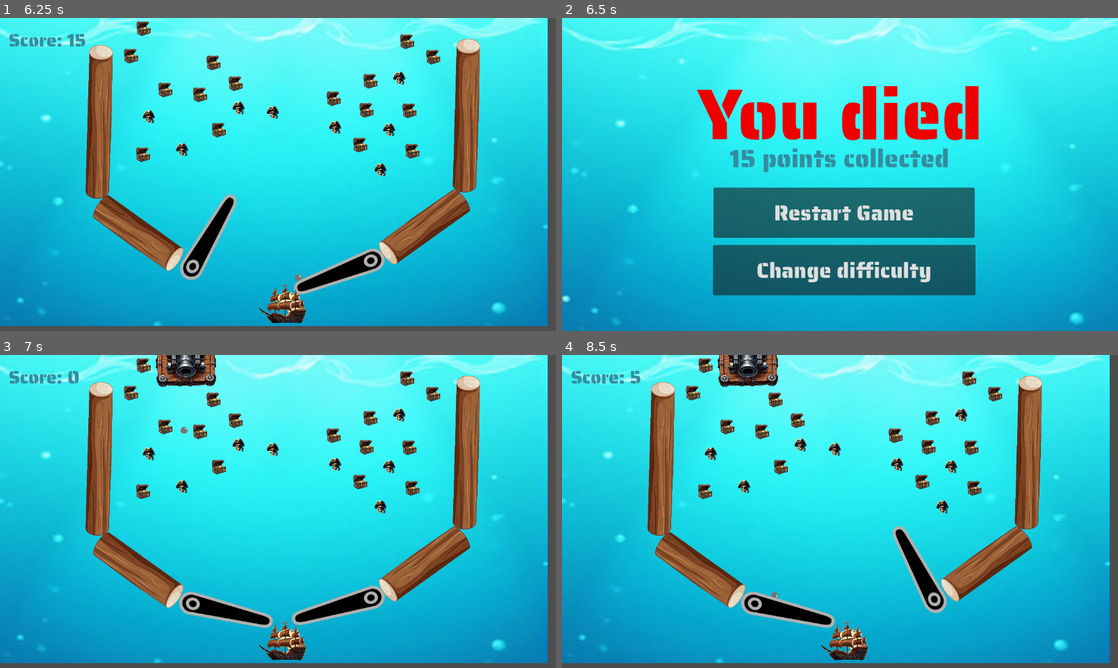
Above: before the commit, frames 1-4 (two rows, left to right).
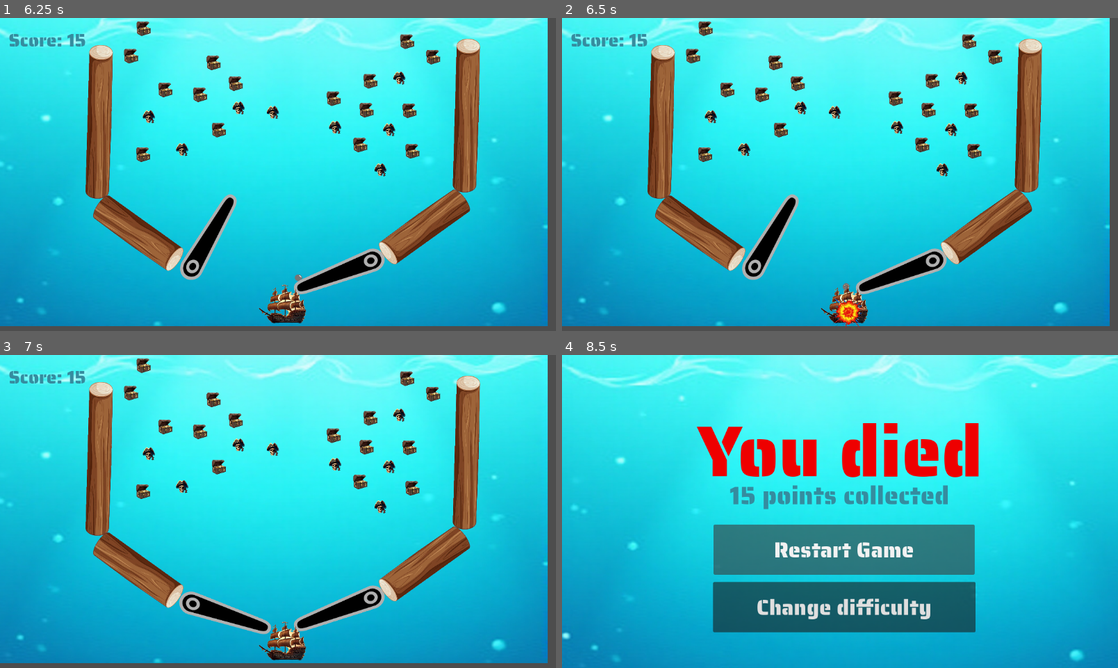
Above: after the commit, the same moments.

Repository: amodhakal/pinball-plunder
Game: Godot game, scene res://scenes/Title.tscn
The game is run twice, just before and just after one commit, with the same random seed, the same clock (stepped at 60 frames per second) and the same inputs. Sound files missing from this copy of the repository are replaced by a short silence.
Inputs (mouse positions are in pixels of both pictures, inside the frame that each line leads up to):
- Up to frame 1 (6.25 s): click "PROTECT ME BOOTY! (NORMAL)" at 0.5 s; tap Enter at 1.25 s; hold D (flip_right) 1.28-2.03 s; tap Space at 2 s; hold A (flip_left) 2.03-2.78 s; hold D (flip_right) 2.78-4.28 s; hold A (flip_left) from 4.28 s (still down)
- Up to frame 2 (6.5 s): keep holding A (flip_left)
- Up to frame 3 (7 s): release A (flip_left) at 6.5 s; click (283, 549) at 6.5 s, where only the run before the commit has a clickable "Restart Game"
- Up to frame 4 (8.5 s): tap Enter at 7.25 s; hold D (flip_right) from 7.28 s (still down); tap Space at 8 s

Frame 1 is identical in both runs. In frame 2, 36% of the frame differs, in the area x 0-100%, y 0-100%; in frame 3, 2.4%; in frame 4, 37%.

Commit message:
added explosion effect

Diff:
--- a/scenes/Game.tscn
+++ b/scenes/Game.tscn
@@ -9,9 +9,10 @@
 [ext_resource type="Script" path="res://scripts/left_flipper.gd" id="8_ifxht"]
 [ext_resource type="Texture2D" uid="uid://dou8vkm6u1mno" path="res://assets/log.png" id="9_5ktfj"]
 [ext_resource type="Texture2D" uid="uid://dxqxgxemh0xqh" path="res://assets/truecannon.png" id="9_y32yo"]
-[ext_resource type="PackedScene" uid="uid://v4rfn8tctwr6" path="res://components/treasure.tscn" id="10_b7dcs"]
-[ext_resource type="PackedScene" uid="uid://s405trtatv01" path="res://components/pirate.tscn" id="11_rfaa5"]
+[ext_resource type="PackedScene" path="res://components/treasure.tscn" id="10_b7dcs"]
+[ext_resource type="PackedScene" path="res://components/pirate.tscn" id="11_rfaa5"]
 [ext_resource type="FontFile" uid="uid://ccxcgubjyyj7l" path="res://fonts/SairaStencilOne-Regular.ttf" id="12_b8suw"]
+[ext_resource type="Texture2D" uid="uid://c5fodbuers1ng" path="res://assets/explosion.png" id="13_2nya2"]
 
 [sub_resource type="GDScript" id="GDScript_qwqy3"]
 script/source = "extends RigidBody2D
@@ -386,5 +387,10 @@
 one_shot = true
 autostart = true
 
+[node name="Explosion" type="Sprite2D" parent="."]
+position = Vector2(592, 610)
+scale = Vector2(0.137546, 0.137546)
+texture = ExtResource("13_2nya2")
+
 [connection signal="body_entered" from="Area2D" to="." method="_on_area_2d_body_entered"]
 [connection signal="timeout" from="Timer" to="." method="_on_timer_timeout"]
--- a/scripts/Game.gd
+++ b/scripts/Game.gd
@@ -9,6 +9,7 @@
 @onready var PointsLabel = $Points2
 @onready var timer = $Timer
 @onready var ship = $Area2D/Ship
+@onready var explosion = $Explosion
 
 var explosionTexture = preload("res://assets/explosion.png")
 var defeatLvl = "res://scenes/Defeat.tscn"
@@ -17,7 +18,6 @@
 	if Globals.gamemode == "normal":
 		hardBall.visible = false
 		hardCannon.visible = false
-
 	PointsLabel.text = "Score: " + str(PointManager.getPoints())
 
 func _input(event):
@@ -34,12 +34,19 @@
 
 func _on_area_2d_body_entered(body: Node2D) -> void:
 	if Globals.gamemode == "normal" && body == ball:
-		ship.texture = explosionTexture
+		explosion.visible = true
+		await get_tree().create_timer(2.0).timeout
 		get_tree().change_scene_to_file(defeatLvl)
 		return
+	else:
+		explosion.visible = false
 
 	if body == ball or body == hardBall && Globals.gamemode == "hard":
+		explosion.visible = true
+		await get_tree().create_timer(2.0).timeout
 		get_tree().change_scene_to_file(defeatLvl)
+	else:
+		explosion.visible = false
 
 
 
Binary file changed: assets/explosion.png
Not shown: 1 places in scenes/Game.tscn that only renumber resources
